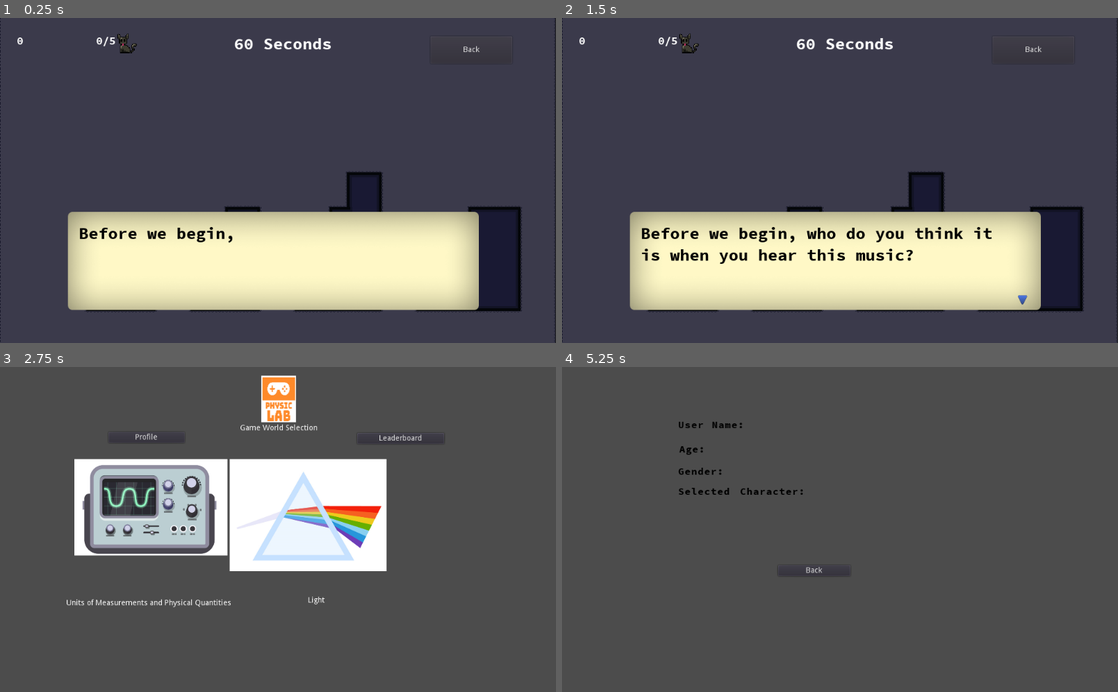
Above: before the commit, frames 1-4 (two rows, left to right).
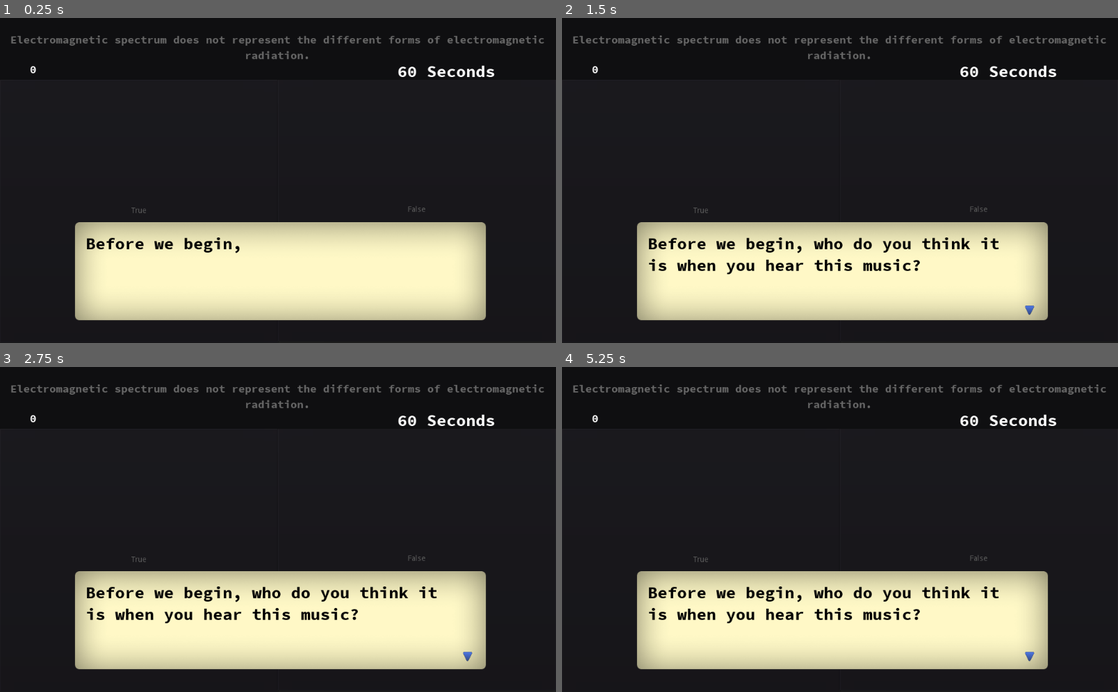
Above: after the commit, the same moments.

Repository: ChunFei96/Godot-PhysicLab
Game: Godot game, scene res://Scenes/Light/Quiz/mainScene.tscn
The game is run twice, just before and just after one commit, with the same random seed, the same clock (stepped at 60 frames per second) and the same inputs. Before the commit the project starts from res://MainLevels/Light/Cat/Cat.tscn.
Inputs (mouse positions are in pixels of both pictures, inside the frame that each line leads up to):
- Up to frame 1 (0.25 s): no input
- Up to frame 2 (1.5 s): click (701, 209) at 0.5 s, where only the run after the commit has a clickable "True"; click (979, 209) at 1.25 s, where only the run after the commit has a clickable "False"
- Up to frame 3 (2.75 s): click (472, 399) at 2 s, where only the run before the commit has a clickable "Back"
- Up to frame 4 (5.25 s): click (867, 575) at 2.75 s, where only the run before the commit has a clickable "Light"; click (712, 575) at 3.5 s, where only the run before the commit has a clickable "Units of Measurements and Phy…"; click (962, 438) at 4.25 s, where only the run before the commit has a clickable "Leaderboard"; click (706, 438) at 5 s, where only the run before the commit has a clickable "Profile"

The runs differ from the first frame. In frame 1, 81% of the frame differs, in the area x 0-100%, y 0-100%; in frame 2, 83%; in frame 3, 99%; in frame 4, 99%.
Error before the commit: Invalid get index 'topicSelection' (on base: 'null instance'). (res://MainLevels/GameWorld/topic-selection.gd:28)

Commit message:
Completed Francis quiz game

Diff:
--- a/MainLevels/Light/Cat/Cat.tscn
+++ b/MainLevels/Light/Cat/Cat.tscn
@@ -61,31 +61,26 @@
 [node name="Cat" parent="." groups=[
 "Cats",
 ] instance=ExtResource( 4 )]
-frame = 1
 
 [node name="Cat2" parent="." groups=[
 "Cats",
 ] instance=ExtResource( 4 )]
 position = Vector2( 288.06, 482 )
-frame = 1
 
 [node name="Cat3" parent="." groups=[
 "Cats",
 ] instance=ExtResource( 4 )]
 position = Vector2( 955.06, 537 )
-frame = 1
 
 [node name="Cat4" parent="." groups=[
 "Cats",
 ] instance=ExtResource( 4 )]
 position = Vector2( 19.06, 169 )
-frame = 1
 
 [node name="Cat5" parent="." groups=[
 "Cats",
 ] instance=ExtResource( 4 )]
 position = Vector2( 268.06, 44 )
-frame = 1
 
 [node name="Back" type="Button" parent="."]
 margin_left = 762.0
--- a/Scenes/Light/Cat/Cat.tscn
+++ b/Scenes/Light/Cat/Cat.tscn
@@ -33,6 +33,7 @@
 position = Vector2( 645.06, 226 )
 scale = Vector2( 2, 2 )
 frames = SubResource( 4 )
+frame = 1
 playing = true
 script = ExtResource( 2 )
 
--- a/Scenes/Light/Quiz/background.tscn
+++ b/Scenes/Light/Quiz/background.tscn
@@ -3,3 +3,6 @@
 [node name="background" type="CanvasLayer"]
 
 [node name="overallcolor" type="Panel" parent="."]
+__meta__ = {
+"_edit_use_anchors_": false
+}
--- a/Scenes/Light/Quiz/controller.gd
+++ b/Scenes/Light/Quiz/controller.gd
@@ -1,8 +1,6 @@
 extends Control
 
 export (NodePath) var questionTextPath
-export (NodePath) var trueAnswerPath
-export (NodePath) var falseAnswerPath
 export (NodePath) var animatorPath
 export (NodePath) var timerPath
 export (NodePath) var questionHolderPath
@@ -11,8 +9,6 @@
 export (NodePath) var falseButtonPath
 
 onready var questionText = get_node(questionTextPath)
-onready var trueAnswer = get_node(trueAnswerPath)
-onready var falseAnswer = get_node(falseAnswerPath)
 onready var animator = get_node(animatorPath)
 onready var timer = get_node(timerPath)
 onready var questionHolder = get_node(questionHolderPath)
@@ -28,19 +24,38 @@
 	randomize()
 	set_question()
 
+	$DialogManager/DialogBox.dialog = $DialogManager/DialogBox.load_dialog_file('res://MainLevels/Mass/Level2/dialogs.txt')
+	$DialogManager/DialogBox.load_dialog($DialogManager/DialogBox.dialog)
+
+	# init timer
+	$TimerManager.setTime(60)
+
+	# setup signal
+	$DialogManager/DialogBox.connect("tree_exiting", self, "_on_dialogbox_tree_exiting")
+	$TimerManager.connect("tree_exiting", self, "_on_timer_tree_exiting")
+
+	$GameOverLayer.visible = false
+
+	# reset points
+	Global.points = 0
+
 func set_question():
 	var childAmount = questionHolder.get_child_count()
 	var whichQuestion
 
 	if childAmount > 0:
-		whichQuestion = questionHolder.get_child(rand_range(0,5))
+		var rand_question = rand_range(0,questionText.get_child_count())
+		whichQuestion = questionHolder.get_child(rand_question)
+
 		questionText.set_text(whichQuestion.fact)
 		answer = whichQuestion.answer
+		print("Answer: ", answer)
 	else:
 		questionText.set_text(" The game has fineshed. Please press on close button")
 		trueButton.disabled = true
 		falseButton.disabled = true
-		scoreText.set_text ("Score: " + str(score))
+		$Score.text = "Score: " + str(Global.getScore())
+		_on_timer_tree_exiting()
 
 	if whichQuestion != null:
 		questionHolder.remove_child(whichQuestion)
@@ -48,26 +63,55 @@
 func _on_timer_timeout():
 	#animator.play_backwards(animator.get_current_animation())
 	set_question()
+	trueButton.disabled = false
+	falseButton.disabled = false
 
 
 
 func _on_trueButton_button_up():
+	trueButton.disabled = true
+	falseButton.disabled = true
 	if answer == false:
-		trueAnswer.set_text("Wrong")
+		$wrong_SFX.play()
+		$wrong_effect.emitting = true
+		$wrong_effect.position = Vector2(256.333, 351.5)
 	else:
-		trueAnswer.set_text("Correct")
-		score += 1
-		scoreText.set_text("Score: " + str(score))
+		$correct_SFX.play()
+		$correct_effect.emitting = true
+		$correct_effect.position = Vector2(256.333, 351.5)
+		Global.increaseScore(10)
+		$Score.text = "Score: " + str(Global.getScore())
+
 	#animator.play("trueSlide")
 	timer.start()
 
 
 func _on_falseButton_button_up():
+	trueButton.disabled = true
+	falseButton.disabled = true
 	if answer == true:
-		falseAnswer.set_text("Wrong")
+		$wrong_SFX.play()
+		$wrong_effect.emitting = true
+		$wrong_effect.position = Vector2(786.122, 351.066)
 	else:
-		falseAnswer.set_text("Correct")
-		score += 1
-		scoreText.set_text("Score: " + str(score))
+		$correct_SFX.play()
+		$correct_effect.emitting = true
+		$correct_effect.position = Vector2(786.122, 351.066)
+		Global.increaseScore(10)
+		$Score.text = "Score: " + str(Global.getScore())
 	#animator.play("falseSlide")
 	timer.start()
+
+func _on_dialogbox_tree_exiting():
+	$TimerManager.timeStart()
+
+func _on_timer_tree_exiting():
+	$TimerManager.timePause()
+	$GameOverLayer.visible = true
+	$GameOverLayer/AnimationPlayer.play("Fade")
+	$GameOverLayer/ColorRect/PlayerScore.text = String(Global.getScore())
+
+func _process(delta):
+	$Score.text = String(Global.getScore())
+	$GameOverLayer/ColorRect/PlayerScore.text = String(Global.getScore())
+	print("time used" + String($TimerManager.timeUsed()))
--- a/Scenes/Light/Quiz/mainScene.tscn
+++ b/Scenes/Light/Quiz/mainScene.tscn
@@ -1,10 +1,96 @@
-[gd_scene load_steps=6 format=2]
+[gd_scene load_steps=27 format=2]
 
 [ext_resource path="res://Scenes/Light/Quiz/controller.gd" type="Script" id=1]
+[ext_resource path="res://Scenes/Timer/timerDisplay.tscn" type="PackedScene" id=2]
 [ext_resource path="res://Scenes/Light/Quiz/background.tscn" type="PackedScene" id=3]
 [ext_resource path="res://Assets/Light/Quiz/animation/falseSlide.tres" type="Animation" id=4]
 [ext_resource path="res://Assets/Light/Quiz/animation/trueSlide.tres" type="Animation" id=5]
 [ext_resource path="res://Scenes/Light/Quiz/questions.tscn" type="PackedScene" id=6]
+[ext_resource path="res://Scenes/Dialogue/DialogManager.tscn" type="PackedScene" id=7]
+[ext_resource path="res://Scenes/GameOver/GameOver.tscn" type="PackedScene" id=8]
+[ext_resource path="res://Assets/Font/fonts/source-code-pro/source-code-pro-2.010R-ro-1.030R-it/TTF/SourceCodePro-Bold.ttf" type="DynamicFontData" id=9]
+[ext_resource path="res://Assets/Light/Quiz/sfx/Right-answer-ding-ding-sound-effect.wav" type="AudioStream" id=10]
+[ext_resource path="res://Assets/Light/Quiz/sfx/Wrong Clakson Sound Effect.wav" type="AudioStream" id=11]
+
+[sub_resource type="DynamicFontData" id=14]
+font_path = "res://Assets/Font/fonts/source-code-pro/source-code-pro-2.010R-ro-1.030R-it/TTF/SourceCodePro-Bold.ttf"
+
+[sub_resource type="DynamicFont" id=15]
+size = 20
+font_data = SubResource( 14 )
+
+[sub_resource type="DynamicFont" id=1]
+size = 20
+font_data = ExtResource( 9 )
+
+[sub_resource type="Gradient" id=2]
+colors = PoolColorArray( 0.927734, 0.394715, 0.0905991, 1, 0.908203, 0.0248337, 0.0248337, 1 )
+
+[sub_resource type="GradientTexture" id=3]
+gradient = SubResource( 2 )
+
+[sub_resource type="Curve" id=4]
+min_value = -200.0
+max_value = 400.0
+_data = [ Vector2( 0, 400 ), 0.0, 17450.4, 0, 0, Vector2( 0.113122, 83.6364 ), -1937.34, -1937.34, 0, 0, Vector2( 1, -90.9091 ), 137.767, 0.0, 0, 0 ]
+
+[sub_resource type="CurveTexture" id=5]
+curve = SubResource( 4 )
+
+[sub_resource type="Curve" id=6]
+max_value = 2.5
+_data = [ Vector2( 0.00226244, 2.46591 ), 0.0, 0.0, 0, 0, Vector2( 1, 0.738636 ), 0.0, 0.0, 0, 0 ]
+
+[sub_resource type="CurveTexture" id=7]
+curve = SubResource( 6 )
+
+[sub_resource type="ParticlesMaterial" id=8]
+emission_shape = 1
+emission_sphere_radius = 2.0
+flag_disable_z = true
+spread = 180.0
+gravity = Vector3( 0, 0, 0 )
+initial_velocity = 100.0
+initial_velocity_random = 0.5
+orbit_velocity = 0.0
+orbit_velocity_random = 0.0
+linear_accel = 100.0
+linear_accel_random = 0.2
+linear_accel_curve = SubResource( 5 )
+scale = 2.0
+scale_random = 1.0
+scale_curve = SubResource( 7 )
+color_ramp = SubResource( 3 )
+
+[sub_resource type="Gradient" id=9]
+colors = PoolColorArray( 0.599792, 0.96875, 0.0605469, 1, 0.279819, 0.574219, 0.0358887, 1 )
+
+[sub_resource type="GradientTexture" id=10]
+gradient = SubResource( 9 )
+
+[sub_resource type="Curve" id=12]
+max_value = 2.5
+_data = [ Vector2( 0.00226244, 2.5 ), 0.0, 0.0, 0, 0, Vector2( 1, 0.659091 ), 0.0, 0.0, 0, 0 ]
+
+[sub_resource type="CurveTexture" id=13]
+curve = SubResource( 12 )
+
+[sub_resource type="ParticlesMaterial" id=11]
+emission_shape = 1
+emission_sphere_radius = 2.0
+flag_disable_z = true
+spread = 180.0
+gravity = Vector3( 0, 0, 0 )
+initial_velocity = 100.0
+initial_velocity_random = 0.5
+orbit_velocity = 0.0
+orbit_velocity_random = 0.0
+linear_accel = 100.0
+linear_accel_random = 0.2
+scale = 2.0
+scale_random = 1.0
+scale_curve = SubResource( 13 )
+color_ramp = SubResource( 10 )
 
 [node name="mainNode" type="Control"]
 script = ExtResource( 1 )
@@ -12,17 +98,14 @@
 "_edit_use_anchors_": false
 }
 questionTextPath = NodePath("questionText")
-trueAnswerPath = NodePath("answerLayer/trueAnswer")
-falseAnswerPath = NodePath("answerLayer/falseAnswer")
 animatorPath = NodePath("animator")
 timerPath = NodePath("timer")
 questionHolderPath = NodePath("questionHolder")
-scoreTextPath = NodePath("scoreText")
+scoreTextPath = NodePath("Score")
 trueButtonPath = NodePath("buttonLayer/trueButton")
 falseButtonPath = NodePath("buttonLayer/falseButton")
 
 [node name="questionBackground" type="Panel" parent="."]
-visible = false
 margin_right = 1024.0
 margin_bottom = 114.0
 __meta__ = {
@@ -32,6 +115,7 @@
 [node name="questionText" type="Label" parent="."]
 margin_right = 1022.0
 margin_bottom = 110.0
+custom_fonts/font = SubResource( 15 )
 text = "Question"
 align = 1
 valign = 1
@@ -41,12 +125,16 @@
 }
 
 [node name="buttonLayer" type="CanvasLayer" parent="."]
+layer = -1
 
 [node name="trueButton" type="Button" parent="buttonLayer"]
 margin_top = 114.0
 margin_right = 512.0
 margin_bottom = 599.0
 text = "True"
+__meta__ = {
+"_edit_use_anchors_": false
+}
 
 [node name="falseButton" type="Button" parent="buttonLayer"]
 margin_left = 512.0
@@ -58,42 +146,6 @@
 "_edit_use_anchors_": false
 }
 
-[node name="quitButton" type="Button" parent="buttonLayer"]
-margin_left = 882.0
-margin_top = 78.0
-margin_right = 1021.0
-margin_bottom = 109.0
-text = "Close Game"
-
-[node name="answerLayer" type="CanvasLayer" parent="."]
-layer = 0
-
-[node name="trueAnswer" type="Label" parent="answerLayer"]
-margin_top = 114.0
-margin_right = 512.0
-margin_bottom = 599.0
-custom_colors/font_color = Color( 0.953125, 0.930786, 0.934975, 1 )
-text = "Test"
-align = 1
-valign = 1
-
-[node name="trueAnswer" type="Panel" parent="answerLayer/trueAnswer"]
-
-[node name="falseAnswer" type="Label" parent="answerLayer"]
-margin_left = 512.0
-margin_top = 112.0
-margin_right = 1024.0
-margin_bottom = 597.0
-custom_colors/font_color = Color( 0.9375, 0.904541, 0.904541, 1 )
-text = "test"
-align = 1
-valign = 1
-__meta__ = {
-"_edit_use_anchors_": false
-}
-
-[node name="falseAnswer" type="Panel" parent="answerLayer/falseAnswer"]
-
 [node name="background" parent="." instance=ExtResource( 3 )]
 layer = -1
 
@@ -106,23 +158,53 @@
 
 [node name="questionHolder" parent="." instance=ExtResource( 6 )]
 
-[node name="scoreText" type="Label" parent="."]
-margin_left = 97.5
-margin_top = 57.7063
-margin_right = 136.5
-margin_bottom = 71.7063
-custom_colors/font_color = Color( 0.0577424, 0.992188, 0.0503845, 1 )
-text = "Score:"
-align = 1
-valign = 1
-__meta__ = {
-"_edit_use_anchors_": false
-}
-
-[node name="LabelBackground" type="Panel" parent="scoreText"]
-__meta__ = {
-"_edit_use_anchors_": false
-}
+[node name="DialogManager" parent="." instance=ExtResource( 7 )]
+
+[node name="TimerManager" parent="." instance=ExtResource( 2 )]
+margin_left = 731.581
+margin_top = 79.0166
+margin_right = 931.581
+margin_bottom = 279.017
+
+[node name="GameOverLayer" parent="." instance=ExtResource( 8 )]
+
+[node name="Score" type="RichTextLabel" parent="."]
+margin_left = 55.4992
+margin_top = 82.4079
+margin_right = 255.499
+margin_bottom = 142.408
+custom_fonts/normal_font = SubResource( 1 )
+__meta__ = {
+"_edit_use_anchors_": false
+}
+
+[node name="correct_SFX" type="AudioStreamPlayer" parent="."]
+stream = ExtResource( 10 )
+
+[node name="wrong_SFX" type="AudioStreamPlayer" parent="."]
+stream = ExtResource( 11 )
+
+[node name="wrong_effect" type="Particles2D" parent="."]
+position = Vector2( 256.333, 351.5 )
+scale = Vector2( 3, 3 )
+emitting = false
+amount = 100
+lifetime = 0.5
+one_shot = true
+explosiveness = 0.5
+randomness = 0.5
+process_material = SubResource( 8 )
+
+[node name="correct_effect" type="Particles2D" parent="."]
+position = Vector2( 786.122, 351.066 )
+scale = Vector2( 3, 3 )
+emitting = false
+amount = 100
+lifetime = 0.5
+one_shot = true
+explosiveness = 0.5
+randomness = 0.5
+process_material = SubResource( 11 )
 [connection signal="button_up" from="buttonLayer/trueButton" to="." method="_on_trueButton_button_up"]
 [connection signal="button_up" from="buttonLayer/falseButton" to="." method="_on_falseButton_button_up"]
 [connection signal="timeout" from="timer" to="." method="_on_timer_timeout"]
--- a/Scenes/Timer/timerDisplay.gd
+++ b/Scenes/Timer/timerDisplay.gd
@@ -10,7 +10,6 @@
 
 	if s == 0:
 		timePause()
-		queue_free()
 	$TimerDisplay.set_text( str(s) + " Seconds")
 
 func setTime(time):
--- a/project.godot
+++ b/project.godot
@@ -16,7 +16,7 @@
 [application]
 
 config/name="Physics Lab"
-run/main_scene="res://MainLevels/Light/Cat/Cat.tscn"
+run/main_scene="res://Scenes/Light/Quiz/mainScene.tscn"
 
 [autoload]
 
Not shown, added: Assets/Light/Quiz/sfx/Right-answer-ding-ding-sound-effect.wav.import
Not shown, added: Assets/Light/Quiz/sfx/Wrong Clakson Sound Effect.wav.import
Not shown, added: Assets/Light/Quiz/sfx/Right-answer-ding-ding-sound-effect.wav
Not shown, added: Assets/Light/Quiz/sfx/Wrong Clakson Sound Effect.wav
